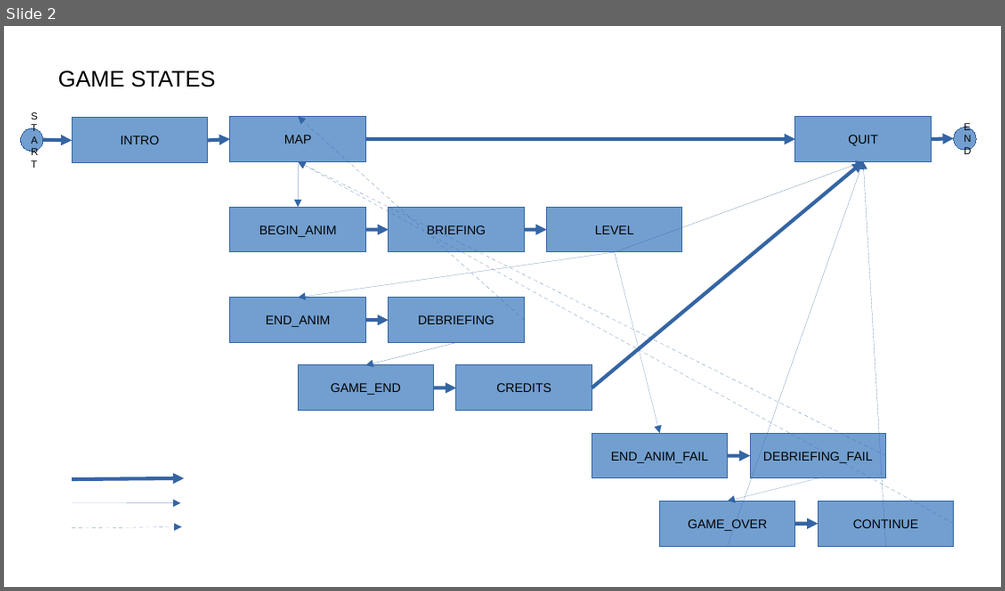
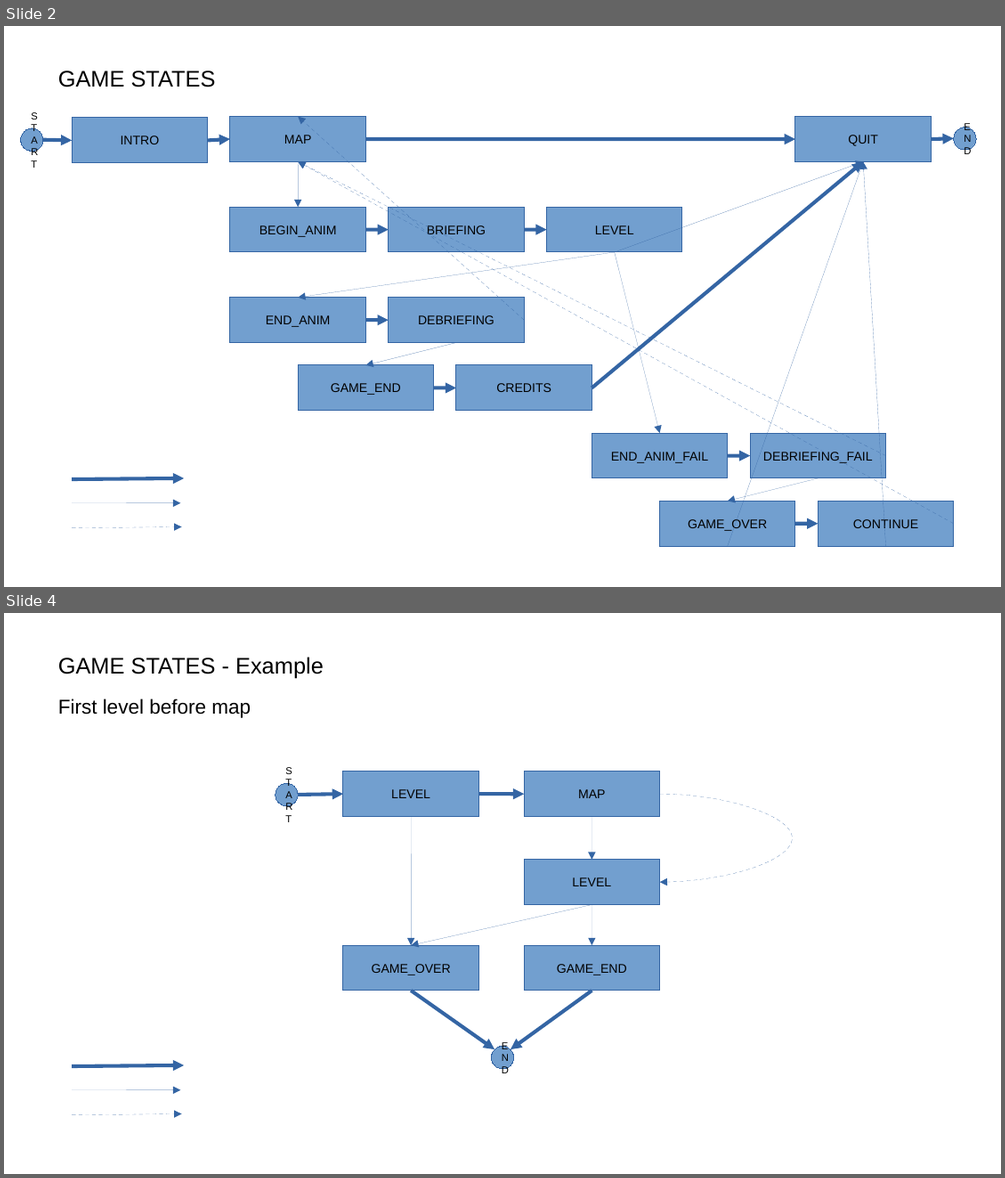
Before and after one commit to 2-REC/unity-state-engine-graphview, a slide deck: docs/state_graphs.odp. Shown one above the other, each under a label of ours: slide 2 before the commit, slides 2 and 4 after it; the slides between them are not shown. The pictures are 1005x591 and 1005x1178 pixels, drawn with LibreOffice and Linux fonts; fonts in the diff are those of the drawing. Boxes give left, top, right and bottom in pixels: in the first picture for what was removed or moved away, otherwise in the second. Text is boxed around its words. In the diff, an @@ line names an element or a change of style, - is before the commit and + after.

Commit message:
game graphs examples

```diff
--- a/docs/state_graphs.odp
+++ b/docs/state_graphs.odp
@@ slide 4 added at <box>4,613,1001,1174</box>, background #FFFFFF @@
@@ text added at <box>58,657,324,678</box>, 18 pt, text #000000 @@
+GAME STATES - Example
@@ text added at <box>58,698,251,718</box>, 16 pt, text #000000 @@
+First level before map
@@ rectangle added at <box>343,771,479,817</box>, fill #729FCF, outline #3465A4 0 pt, 10 pt, text #000000 @@
+LEVEL
@@ rectangle added at <box>524,771,660,817</box>, fill #729FCF, outline #3465A4 0 pt, 10 pt, text #000000 @@
+MAP
@@ ellipse added at <box>275,783,298,805</box>, fill #729FCF, outline #3465A4 0 pt, 8 pt, text #000000 @@
+START
@@ arrow added from (298, 795) to (343, 794), #3465A4 2.89 pt @@
@@ arrow added from (479, 794) to (524, 794), #3465A4 2.89 pt @@
@@ curved arrow added from (660, 794) to (660, 882), #3465A4 0 pt dashed @@
@@ arrow added from (411, 817) to (411, 945), #3465A4 0 pt @@
@@ arrow added from (592, 817) to (592, 859), #3465A4 0 pt @@
@@ rectangle added at <box>524,859,660,904</box>, fill #729FCF, outline #3465A4 0 pt, 10 pt, text #000000 @@
+LEVEL
@@ arrow added from (592, 904) to (411, 945), #3465A4 0 pt @@
@@ arrow added from (592, 904) to (592, 945), #3465A4 0 pt @@
@@ rectangle added at <box>343,945,479,990</box>, fill #729FCF, outline #3465A4 0 pt, 10 pt, text #000000 @@
+GAME_OVER
@@ rectangle added at <box>524,945,660,990</box>, fill #729FCF, outline #3465A4 0 pt, 10 pt, text #000000 @@
+GAME_END
@@ arrow added from (411, 990) to (494, 1049), #3465A4 2.89 pt @@
@@ arrow added from (592, 990) to (510, 1049), #3465A4 2.89 pt @@
@@ arrow added from (72, 1066) to (184, 1065), #3465A4 2.89 pt @@
@@ ellipse added at <box>492,1046,514,1069</box>, fill #729FCF, outline #3465A4 0 pt, 8 pt, text #000000 @@
+END
@@ arrow added from (72, 1090) to (180, 1090), #3465A4 0 pt @@
@@ arrow added from (72, 1115) to (181, 1114), #3465A4 0 pt dashed @@
```
Also in this commit, not shown: 4 other slides added.
